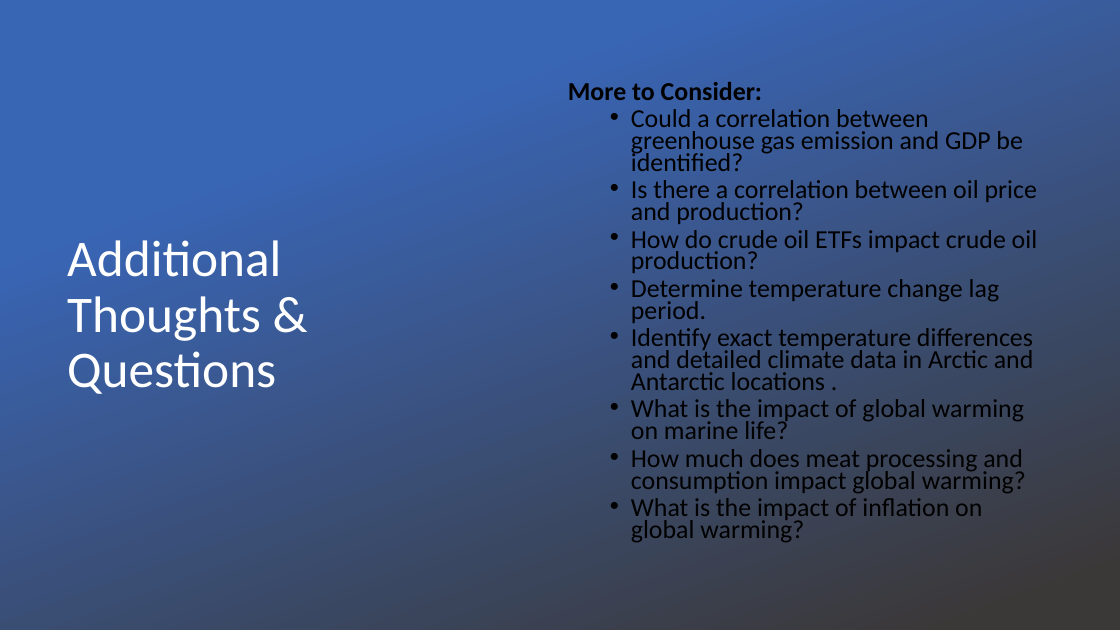
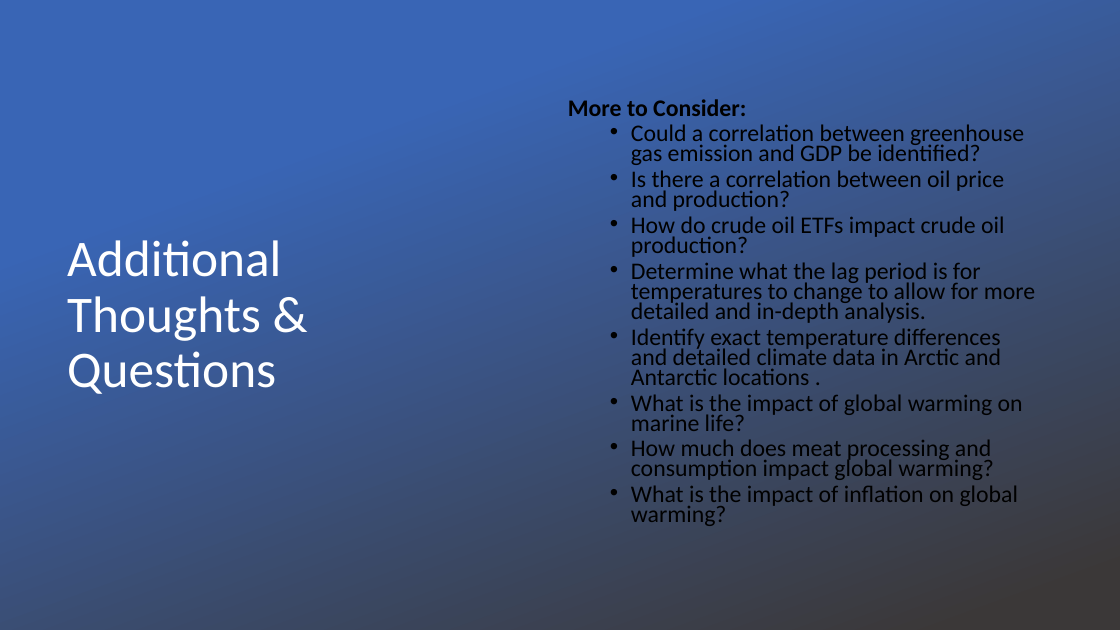
Before and after one commit to hageslel/project_one, a slide deck: slide 9 of Project 1 Presentation.pptx (slide 10 before the commit). Drawn at 1120x630 pixels with LibreOffice and Linux fonts; fonts in the diff are those of the drawing; background and template pictures are left out. Boxes give left, top, right and bottom in pixels: in the first picture for what was removed or moved away, otherwise in the second. Text is boxed around its words. In the diff, an @@ line names an element or a change of style, - is before the commit and + after.

```diff
--- a/Project 1 Presentation.pptx
+++ b/Project 1 Presentation.pptx
@@ text at box(568, 99, 1024, 526): size 22.2 to 20.4 pt in "More to Consider:", "Could a correlation between greenhouse gas emission ...", "Is there a correlation between oil price ...", "How do crude oil ETFs impact crude ..." and 4 more places @@
@@ text at box(631, 262, 1035, 323): text changed; size 22.2 to 20.4 pt @@
-  • Determine temperature change lag period.
+  • Determine what the lag period is for temperatures to change to allow for more detailed and in-depth analysis.
```
Also in this commit, not shown: 4 other slides changed, 1 slide removed.
